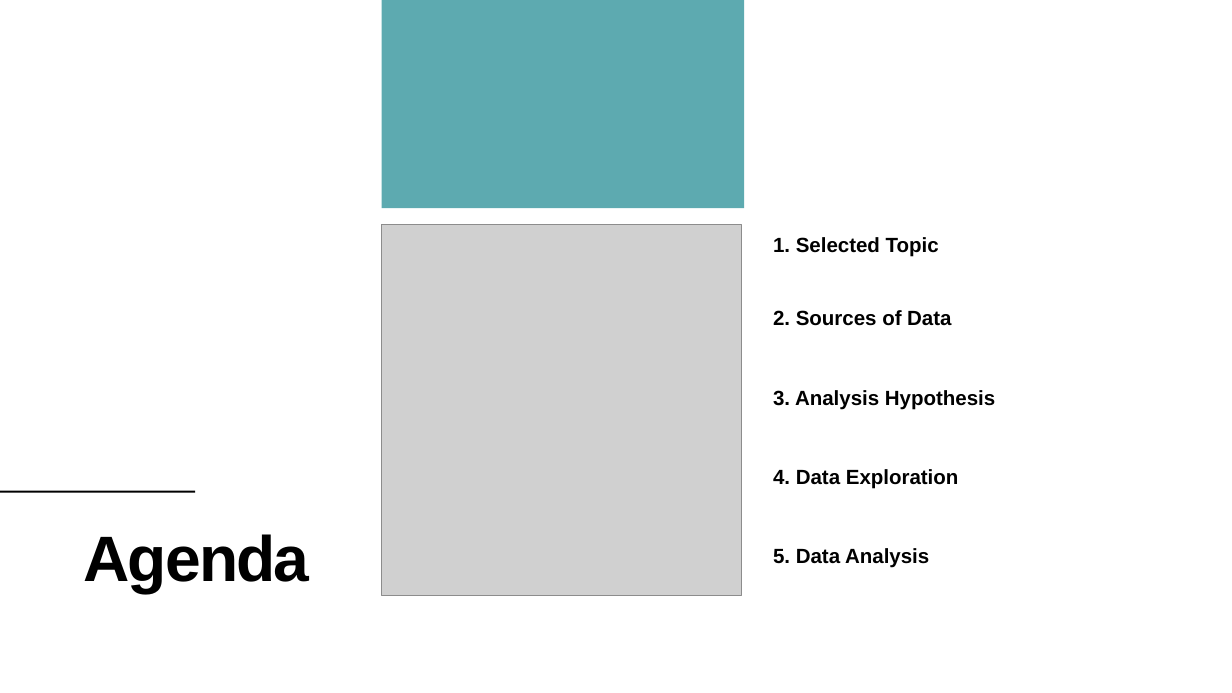
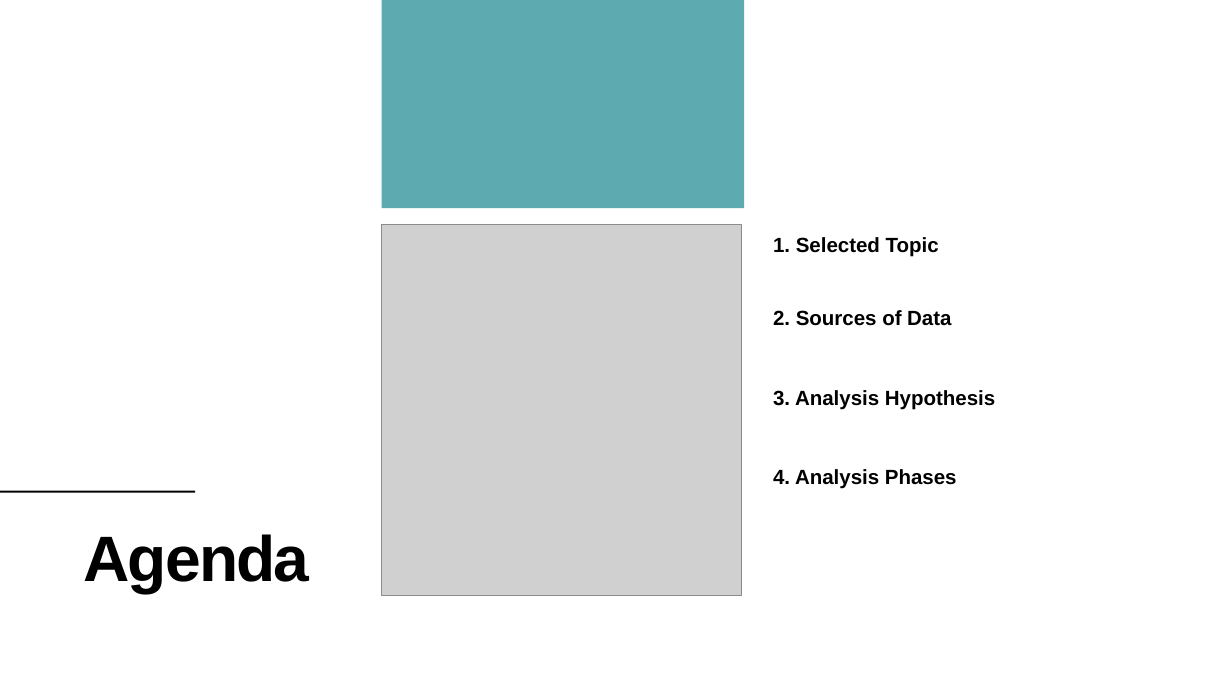
Before and after one commit to mereilly/AQI_Module_20_Final_Project, a slide deck: slide 2 of OpenWeather_AQI_Presentation_Draft.pptx. Drawn at 1232x693 pixels with LibreOffice and Linux fonts; fonts in the diff are those of the drawing; grey boxes stand for pictures. Boxes give left, top, right and bottom in pixels: in the first picture for what was removed or moved away, otherwise in the second. Text is boxed around its words. In the diff, an @@ line names an element or a change of style, - is before the commit and + after.

```diff
--- a/OpenWeather_AQI_Presentation_Draft.pptx
+++ b/OpenWeather_AQI_Presentation_Draft.pptx
@@ text at (x1=773, y1=469, x2=957, y2=489): text changed @@
-4. Data Exploration
+4. Analysis Phases
@@ text removed at (x1=773, y1=548, x2=929, y2=568) @@
-5. Data Analysis
```
Also in this commit, not shown: 4 other slides changed, 1 slide added.
